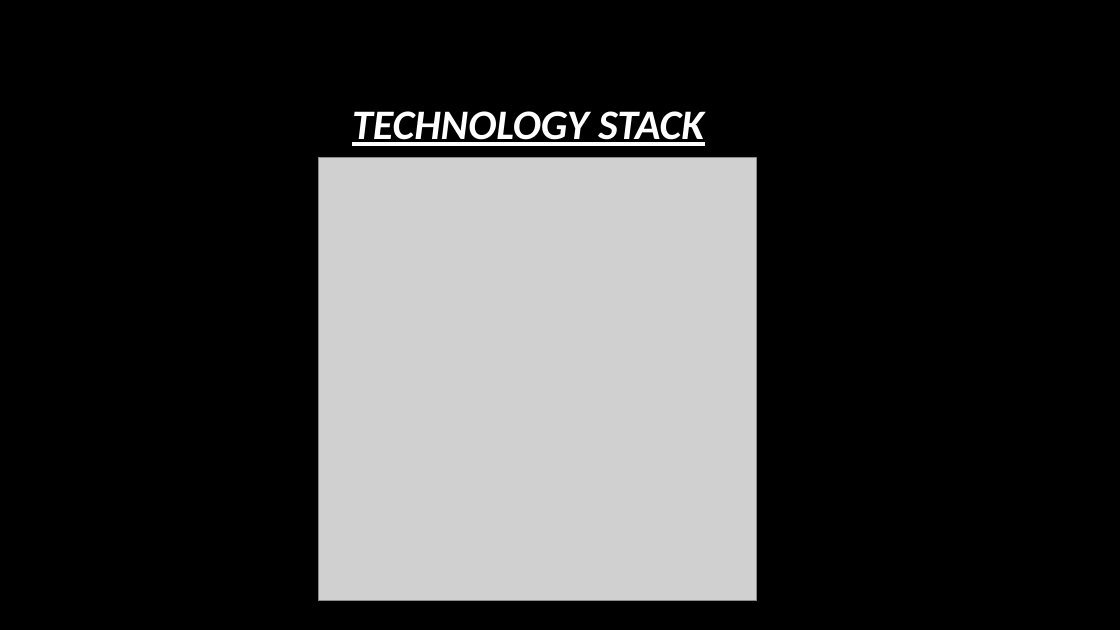
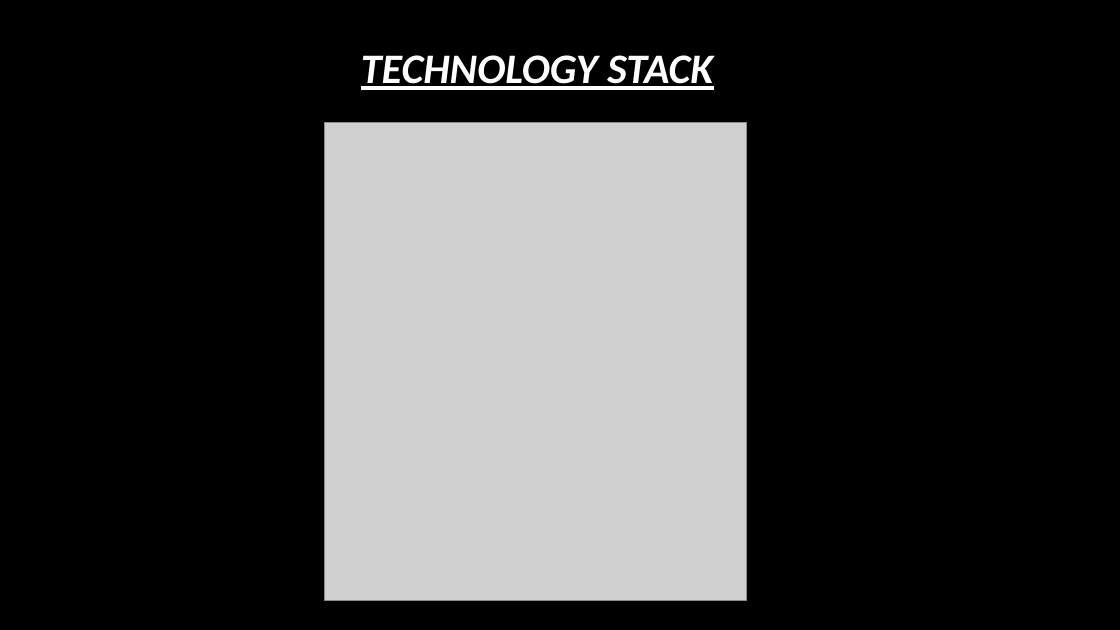
Before and after one commit to adithyar82/odu, a slide deck: slide 14 of Presentaion on Aggression.pptx. Drawn at 1120x630 pixels with LibreOffice and Linux fonts; fonts in the diff are those of the drawing; grey boxes stand for pictures; background and template pictures are left out. Boxes give left, top, right and bottom in pixels: in the first picture for what was removed or moved away, otherwise in the second. Text is boxed around its words. In the diff, an @@ line names an element or a change of style, - is before the commit and + after.

```diff
--- a/Presentaion on Aggression.pptx
+++ b/Presentaion on Aggression.pptx
@@ title "TECHNOLOGY STACK": place and size @@
-title "TECHNOLOGY STACK" at (352,111,704,146)
+title "TECHNOLOGY STACK" at (361,55,713,90)
@@ picture: place and size @@
-picture at (318,157,757,601)
+picture at (325,123,747,601)
```
Also in this commit, not shown: 7 other slides changed, 2 slides added, 48 other files.
